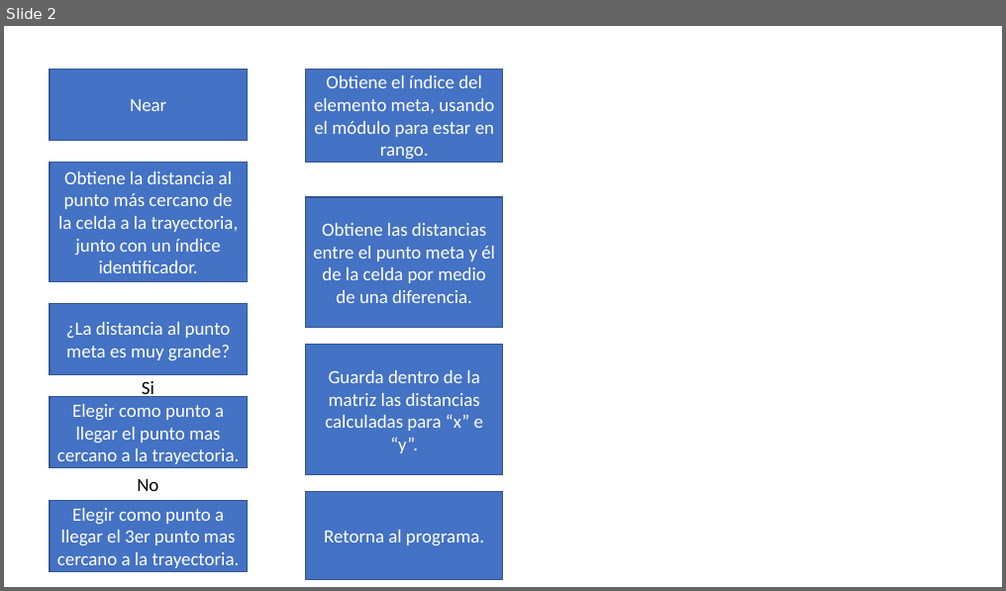
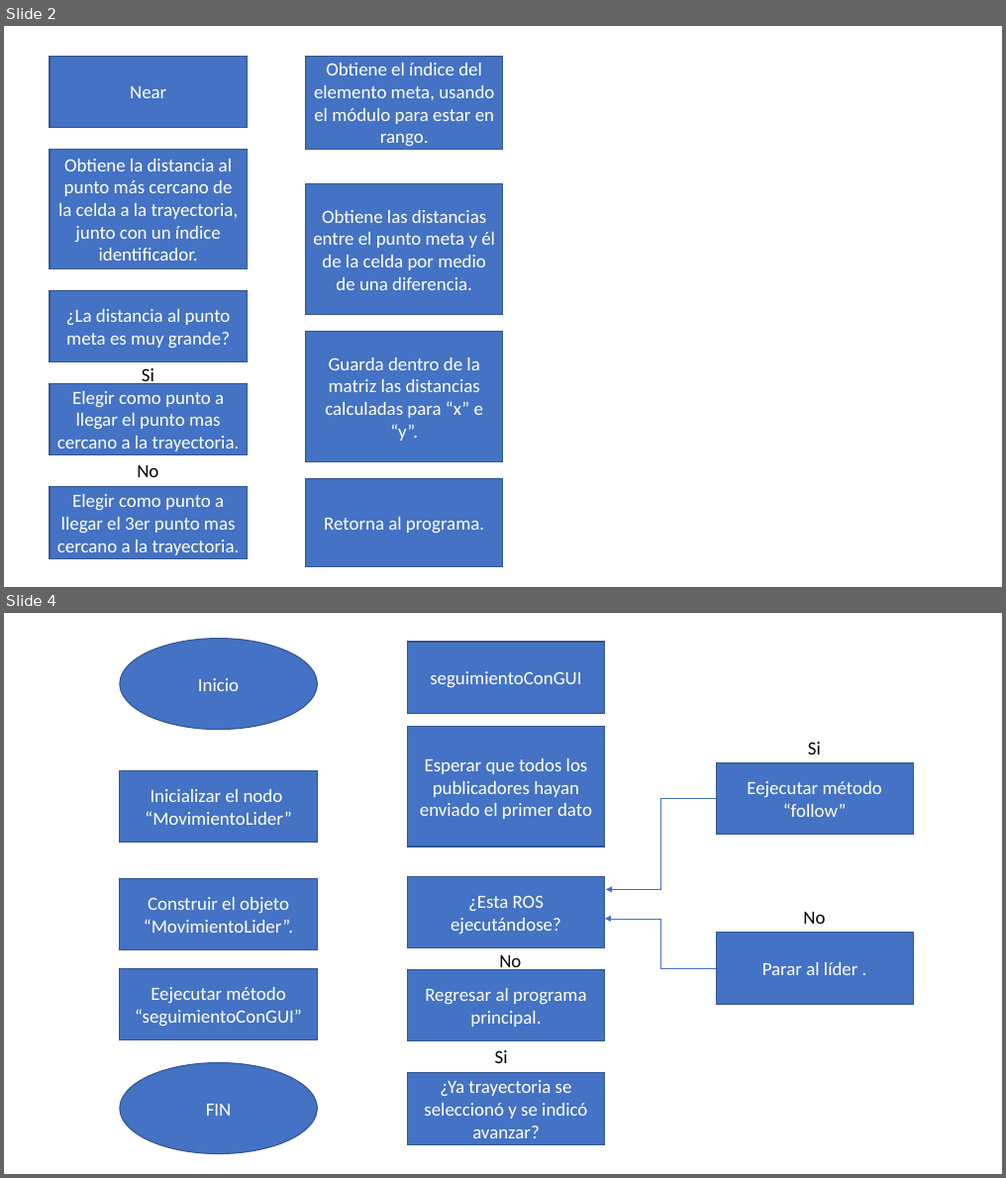
Before and after one commit to lfzarazuaa/Tesis_Lider_Seguidor, a slide deck: Diagramas_de_flujo.pptx. Shown one above the other, each under a label of ours: slide 2 before the commit, slides 2 and 4 after it; the slides between them are not shown. The pictures are 1006x591 and 1006x1178 pixels, drawn with LibreOffice and Linux fonts; fonts in the diff are those of the drawing. Boxes give left, top, right and bottom in pixels: in the first picture for what was removed or moved away, otherwise in the second. Text is boxed around its words. In the diff, an @@ line names an element or a change of style, - is before the commit and + after.

Commit message:
Agregados Diagramas de flujo del Lider y del Seguidor.

```diff
--- a/Diagramas_de_flujo.pptx
+++ b/Diagramas_de_flujo.pptx
@@ slide 4 added at (4, 613, 1002, 1174), background #FFFFFF @@
@@ ellipse added at (120, 639, 318, 730), fill #4472C4, outline #325491 1 pt, 18 pt, text #FFFFFF @@
+Inicio
@@ rectangle added at (408, 642, 605, 713), fill #4472C4, outline #325491 1 pt, 18 pt, text #FFFFFF @@
+seguimientoConGUI
@@ rectangle added at (408, 727, 605, 847), fill #4472C4, outline #325491 1 pt, 18 pt, text #FFFFFF @@
+Esperar que todos los publicadores hayan enviado el primer dato
@@ text added at (808, 742, 821, 755), 18 pt, text #000000 @@
+Si
@@ rectangle added at (120, 771, 318, 843), fill #4472C4, outline #325491 1 pt, 18 pt, text #FFFFFF @@
+Inicializar el nodo
+“MovimientoLider”
@@ rectangle added at (716, 762, 914, 835), fill #4472C4, outline #325491 1 pt, 18 pt, text #FFFFFF @@
+Eejecutar método “follow”
@@ elbow arrow added from (716, 799) to (606, 890), #4472C4 0.5 pt @@
@@ rectangle added at (120, 878, 318, 951), fill #4472C4, outline #325491 1 pt, 18 pt, text #FFFFFF @@
+Construir el objeto “MovimientoLider”.
@@ rectangle added at (408, 876, 605, 949), fill #4472C4, outline #325491 1 pt, 18 pt, text #FFFFFF @@
+¿Esta ROS ejecutándose?
@@ elbow arrow added from (716, 968) to (605, 919), #4472C4 0.5 pt @@
@@ rectangle added at (716, 933, 914, 1004), fill #4472C4, outline #325491 1 pt, 18 pt, text #FFFFFF @@
+Parar al líder .
@@ text added at (803, 912, 825, 924), 18 pt, text #000000 @@
+No
@@ rectangle added at (120, 968, 318, 1041), fill #4472C4, outline #325491 1 pt, 18 pt, text #FFFFFF @@
+Eejecutar método “seguimientoConGUI”
@@ text added at (499, 956, 521, 972), 18 pt, text #000000 @@
+No
@@ rectangle added at (408, 969, 605, 1042), fill #4472C4, outline #325491 1 pt, 18 pt, text #FFFFFF @@
+Regresar al programa principal.
@@ text added at (495, 1051, 508, 1063), 18 pt, text #000000 @@
+Si
@@ ellipse added at (120, 1062, 318, 1155), fill #4472C4, outline #325491 1 pt, 18 pt, text #FFFFFF @@
+FIN
@@ rectangle added at (408, 1073, 605, 1146), fill #4472C4, outline #325491 1 pt, 18 pt, text #FFFFFF @@
+¿Ya trayectoria se seleccionó y se indicó avanzar?
@@ slide 2 changed as well @@
@@ 9 rectangles, 2 texts: place and size @@
-9 rectangles, 2 texts at (50, 69, 503, 580)
+9 rectangles, 2 texts at (50, 56, 503, 568)
```
Also in this commit, not shown: 1 other slide changed, 7 other slides added, 1 slide removed.
